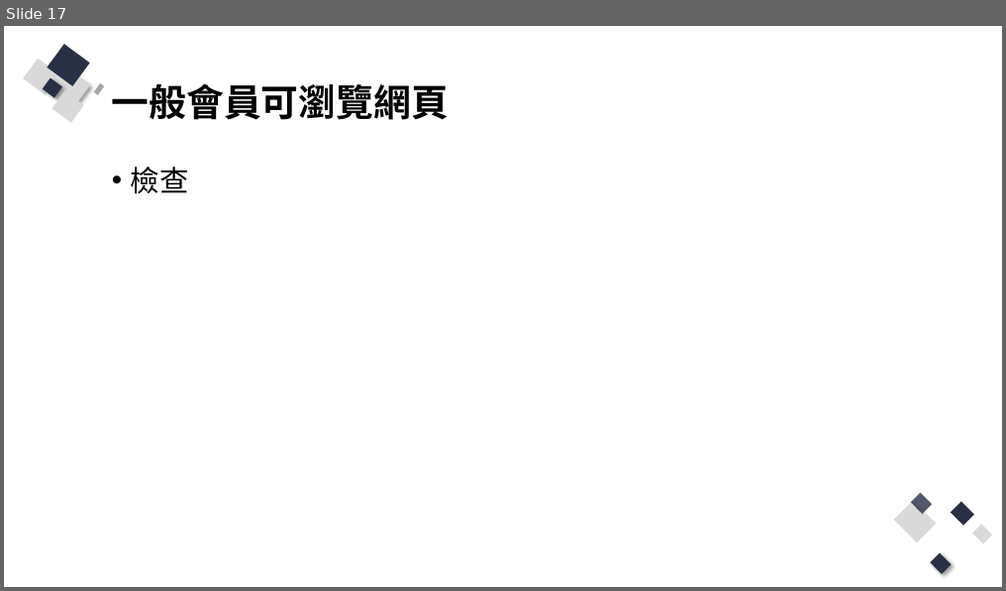
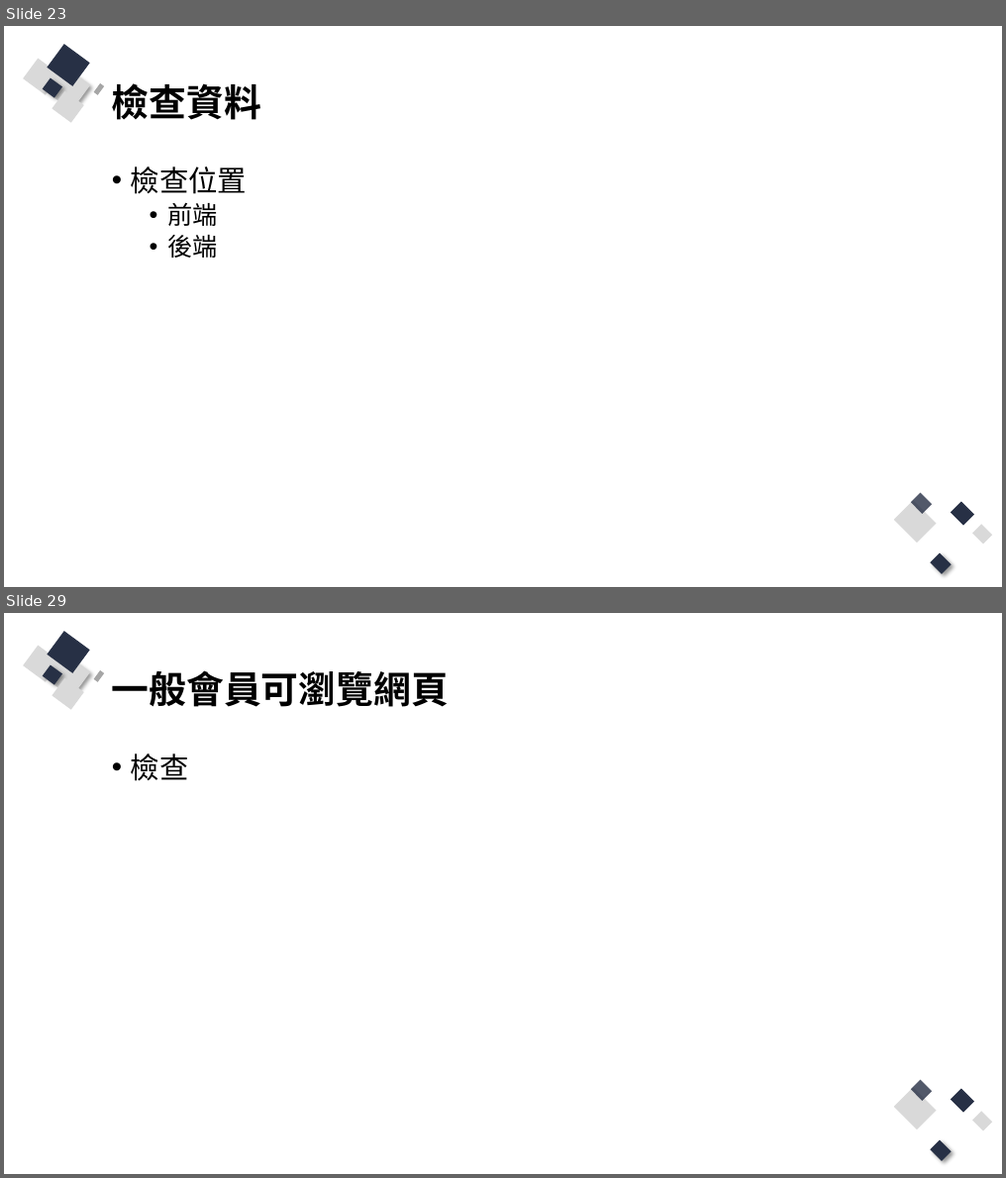
Before and after one commit to Q81JIAXIONG/-, a slide deck: 投影片/4.實作-帳號註冊、登入網頁.pptx. Shown one above the other, each under a label of ours: slide 17 before the commit, slides 23 and 29 after it; the slides between them are not shown. The pictures are 1006x591 and 1006x1178 pixels, drawn with LibreOffice and Linux fonts; fonts in the diff are those of the drawing. Boxes give left, top, right and bottom in pixels: in the first picture for what was removed or moved away, otherwise in the second. Text is boxed around its words. In the diff, an @@ line names an element or a change of style, - is before the commit and + after.

```diff
--- a/投影片/4.實作-帳號註冊、登入網頁.pptx
+++ b/投影片/4.實作-帳號註冊、登入網頁.pptx
@@ slide 23 added at [4, 26, 1002, 587], background #FFFFFF; not listed: 13 template elements that a slide beside it also shows @@
@@ title added at [112, 83, 261, 120], 36 pt, text #000000, bold @@
+檢查資料
@@ text added at [131, 167, 247, 258], 28 pt, text #000000 @@
+• 檢查位置
+  • 前端
+  • 後端
@@ what was slide 17 is now slide 29 @@
```
Also in this commit, not shown: 7 slides changed, 11 other slides added, 9 other files.
